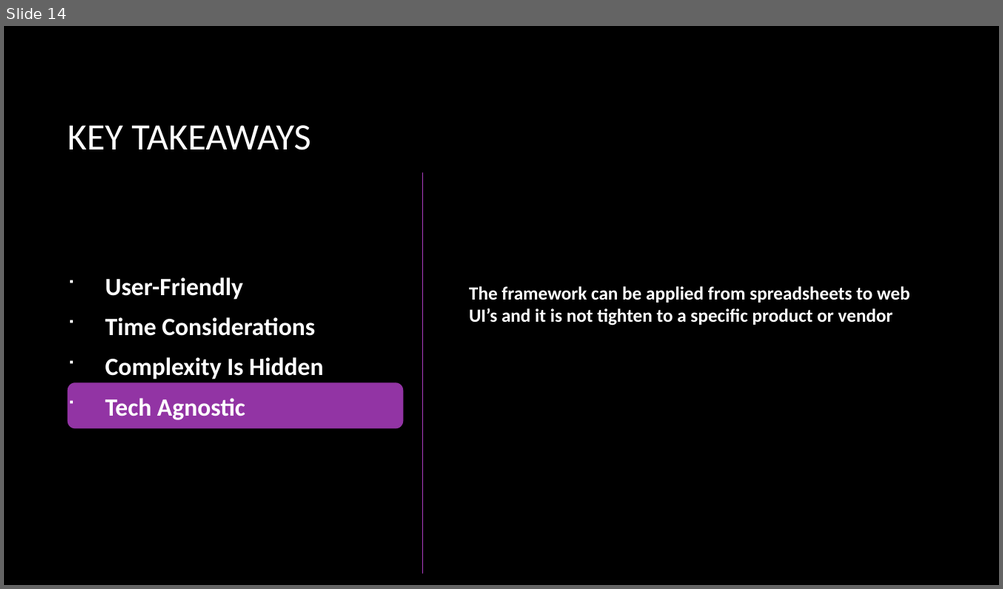
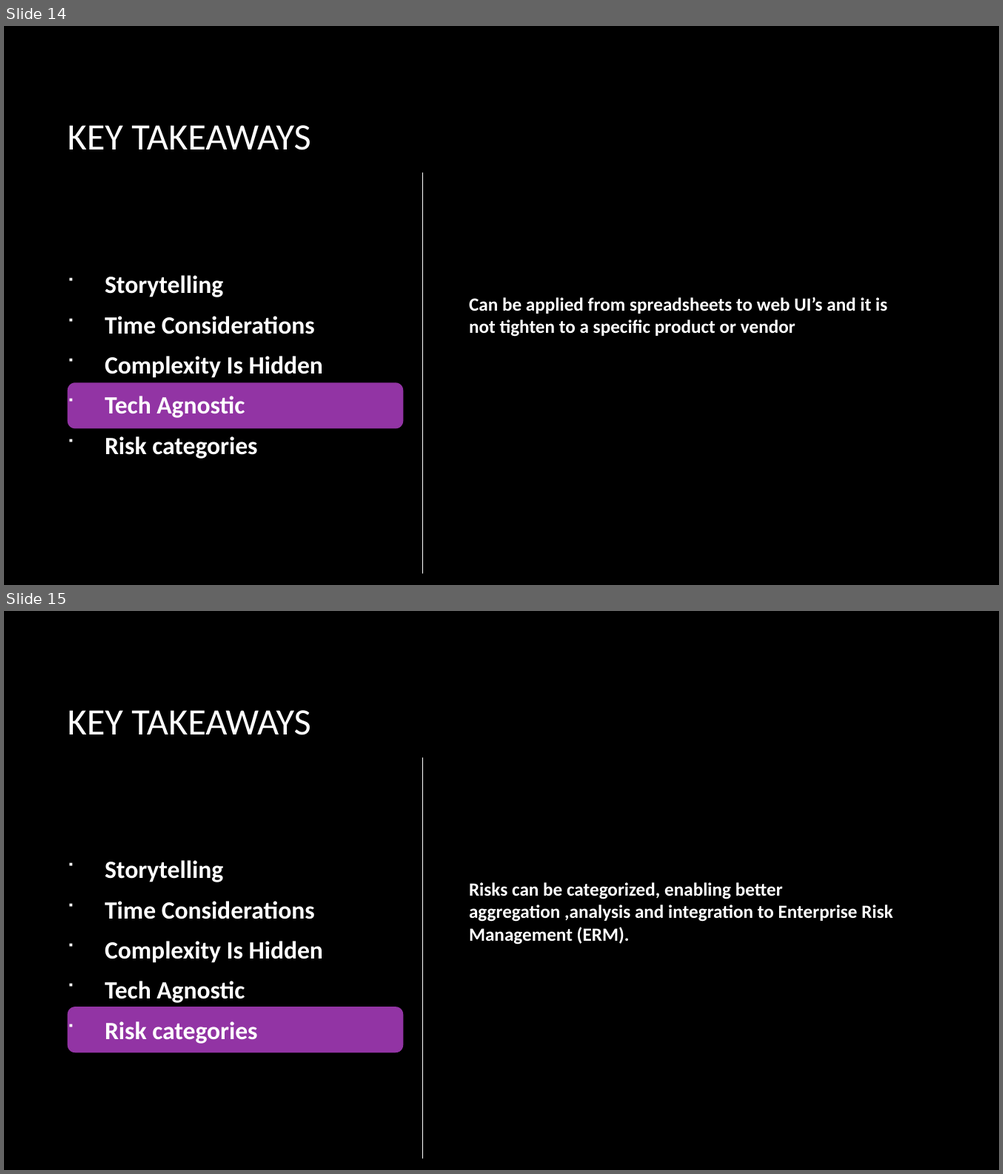
Before and after one commit to misge-dotcom/LSZ_2025, a slide deck: Cyber Risk from Theory to Practice LSZ2025.pptx. Shown one above the other, each under a label of ours: slide 14 before the commit, slides 14 and 15 after it. The pictures are 1003x589 and 1003x1174 pixels, drawn with LibreOffice and Linux fonts; fonts in the diff are those of the drawing; background and template pictures are left out. Boxes give left, top, right and bottom in pixels: in the first picture for what was removed or moved away, otherwise in the second. Text is boxed around its words. In the diff, an @@ line names an element or a change of style, - is before the commit and + after.

```diff
--- a/Cyber Risk from Theory to Practice LSZ2025.pptx
+++ b/Cyber Risk from Theory to Practice LSZ2025.pptx
@@ slide 15 added at [4,611,999,1170], background picture (left out) @@
@@ title added at [68,710,310,735], 36 pt, text #FFFFFF @@
+KEY TAKEAWAYS
@@ line added from (423, 758) to (423, 1159), #FFFFFF 0.75 pt @@
@@ text added at [105,860,323,1044], 24 pt, text #FFFFFF, bold @@
+ Storytelling
+ Time Considerations
+ Complexity Is Hidden
+ Tech Agnostic
+ Risk categories
@@ text added at [469,883,892,945], 18 pt, text #FFFFFF, bold @@
+Risks can be categorized, enabling better aggregation ,analysis and integration to Enterprise Risk Management (ERM).
@@ rounded rectangle added at [68,1007,403,1054], fill #AC3EC1 at 85% opacity @@
@@ slide 14 changed as well @@
@@ line (423, 173) - (423, 574): stroke #AC3EC1 0.75 pt to #FFFFFF 0.75 pt @@
@@ text at [105,275,223,298]: text changed @@
- User-Friendly
+ Storytelling
@@ text at [469,297,887,337]: text changed @@
-The framework can be applied from spreadsheets to web UI’s and it is not tighten to a specific product or vendor
+Can be applied from spreadsheets to web UI’s and it is not tighten to a specific product or vendor
@@ text at [105,437,257,459]: paragraph added @@
+ Risk categories
```
Also in this commit, not shown: 8 other slides changed, 5 other slides added, 5 slides removed.
